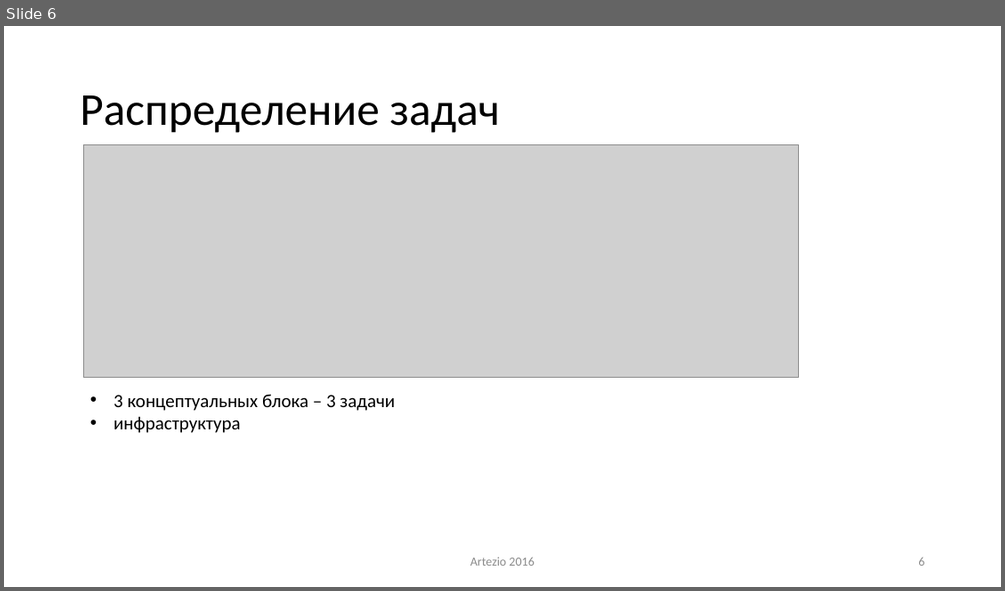
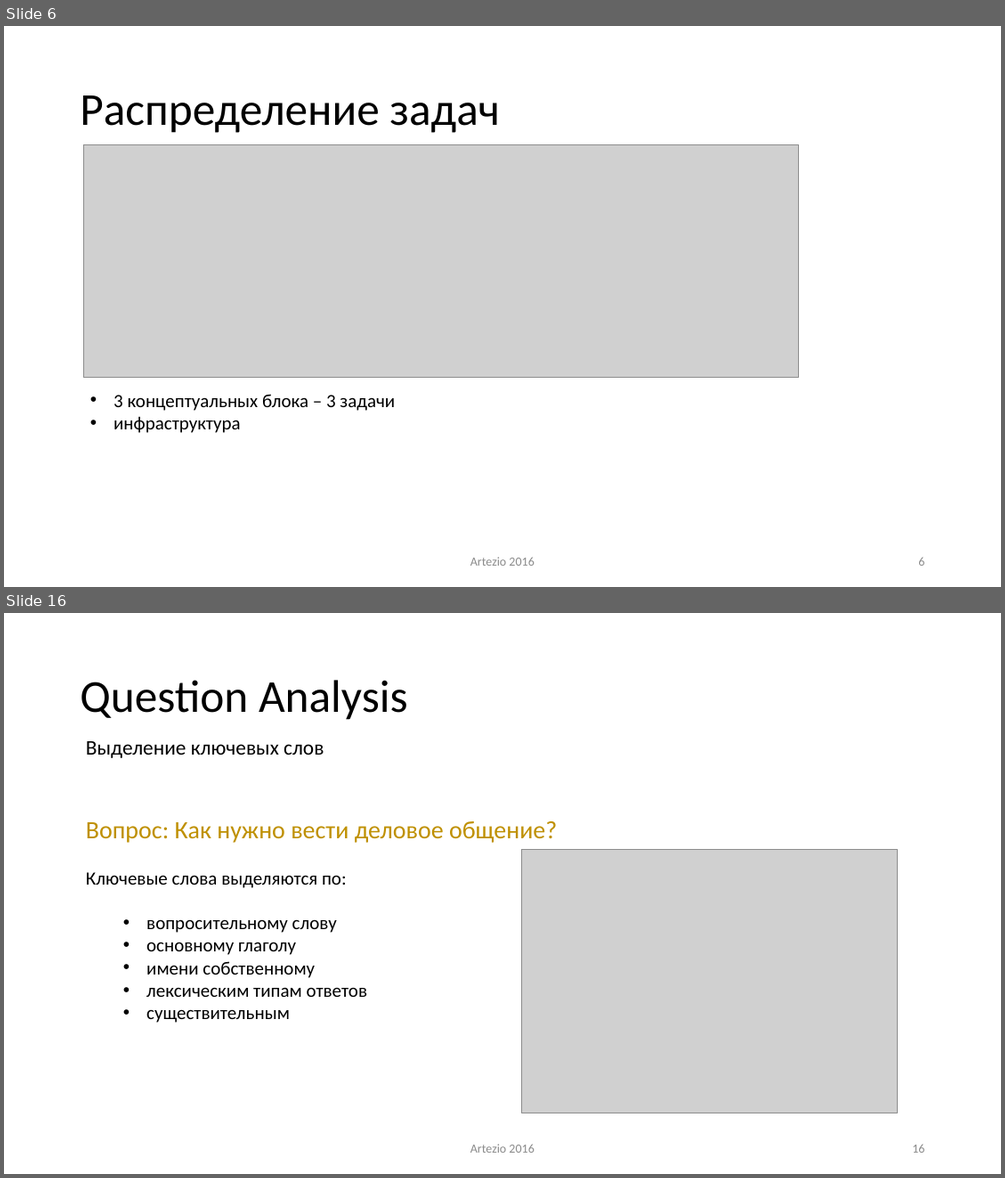
Before and after one commit to ike3/yodaqa, a slide deck: doc/Presentation.pptx. Shown one above the other, each under a label of ours: slide 6 before the commit, slides 6 and 16 after it; the slides between them are not shown. The pictures are 1005x591 and 1005x1178 pixels, drawn with LibreOffice and Linux fonts; fonts in the diff are those of the drawing; grey boxes stand for pictures. Boxes give left, top, right and bottom in pixels: in the first picture for what was removed or moved away, otherwise in the second. Text is boxed around its words. In the diff, an @@ line names an element or a change of style, - is before the commit and + after.

Commit message:
[Презентация] QuestionAnalisys часть добавлена.

```diff
--- a/doc/Presentation.pptx
+++ b/doc/Presentation.pptx
@@ slide 16 added at (4, 613, 1001, 1174), background #FFFFFF @@
@@ title added at (80, 680, 408, 720), 44 pt, text #000000 @@
+Question Analysis
@@ text added at (86, 741, 324, 758), 20 pt, text #000000 @@
+Выделение ключевых слов
@@ text added at (86, 821, 557, 1022), 18 pt, text #000000 @@
+Вопрос: Как нужно вести деловое общение?
+Ключевые слова выделяются по:
+  • вопросительному слову
+  • основному глаголу
+  • имени собственному
+  • лексическим типам ответов
+  • существительным
@@ picture added at (521, 850, 897, 1112) @@
@@ text added at (470, 1143, 534, 1152), 12 pt, text #8C8C8C @@
+Artezio 2016
@@ page number added at (912, 1144, 924, 1152), 12 pt, text #8C8C8C @@
+16
```
Also in this commit, not shown: 11 other slides changed, 10 other slides added.
